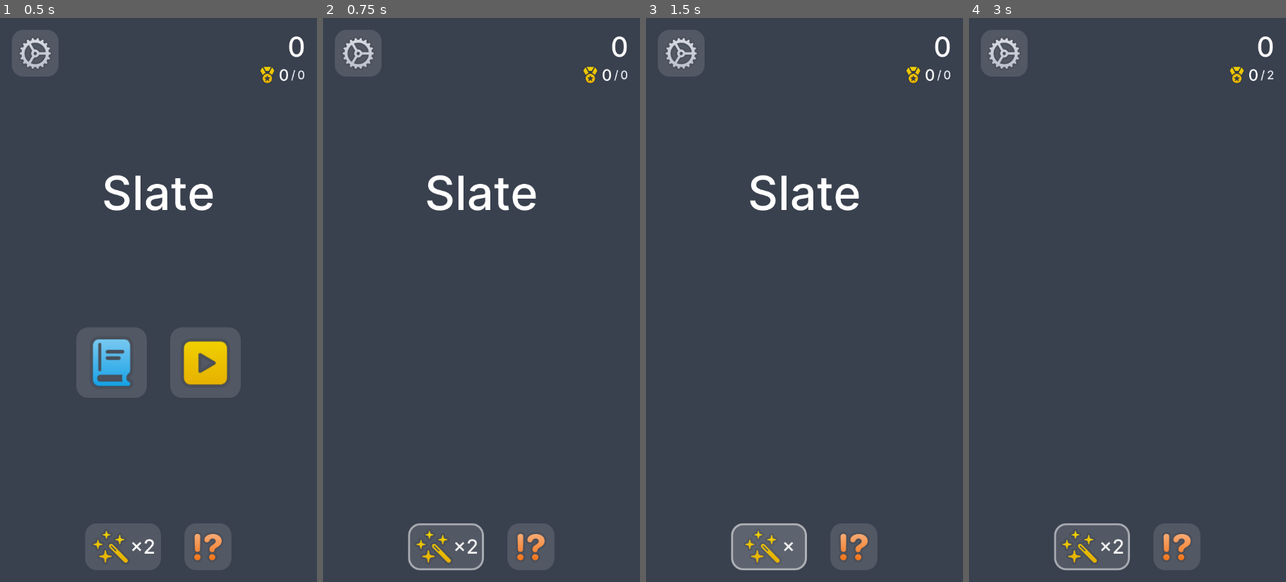
Above: before the commit, frames 1-4 (left to right).
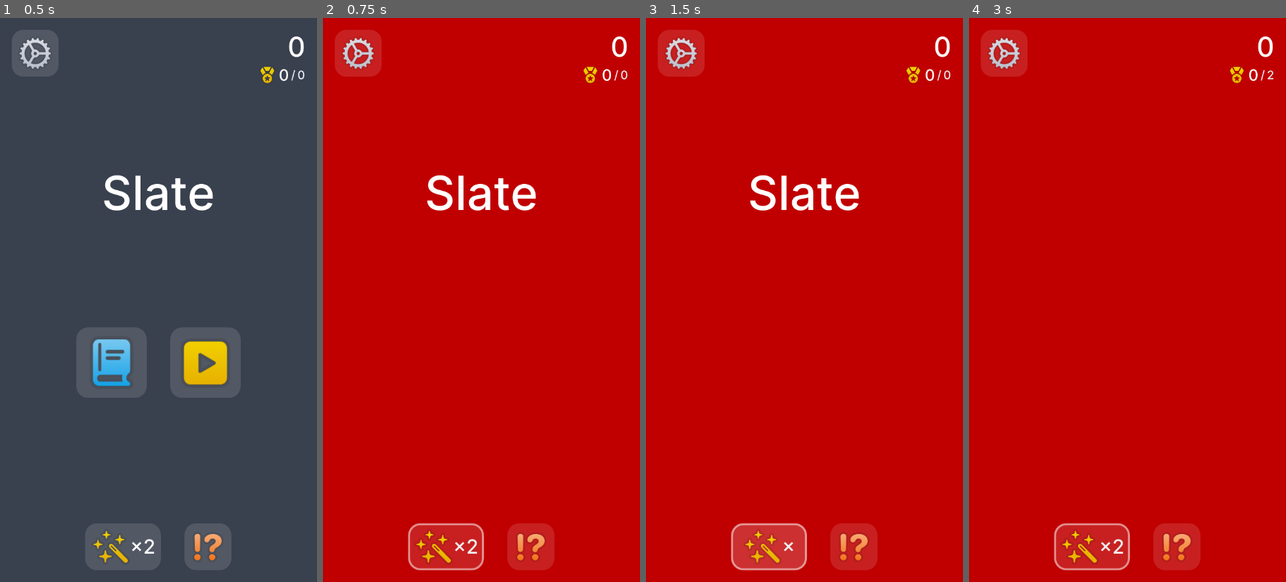
Above: after the commit, the same moments.

Repository: xtiandiaz/lexi
Game: Godot game, scene res://scenes/lexicon.tscn
Same seed, same stepped clock (60 frames per second), same inputs: the game is played once before the commit and once after it.
Inputs (mouse positions are in pixels of both pictures, inside the frame that each line leads up to):
- Up to frame 1 (0.5 s): no input
- Up to frame 2 (0.75 s): click (529, 362) at 0.5 s
- Up to frame 3 (1.5 s): click "×2" at 1.25 s
- Up to frame 4 (3 s): click (1178, 548) at 2 s; click (1175, 333) at 2.75 s

Frame 1 is identical in both runs. In frame 2, 99% of the frame differs, in the area x 0-100%, y 0-100%; in frame 3, 99%; in frame 4, 99%.
Error in both runs: Attempt to call function 'get_as_text' in base 'null instance' on a null instance. (res://scripts/lexicon.gd:55)

Commit message:
Re-export Godot variant for the Web to test cache control.

Diff:
--- a/godot/scripts/lexicon.gd
+++ b/godot/scripts/lexicon.gd
@@ -67,7 +67,7 @@
 
 
 func _reset() -> void:
-	background.color = Cosmetics.DARK_GRAY_COLOR
+	background.color = Color.RED
 	continuation_container.visible = false
 	_clue_count_used_in_current_word = 0
 
Not shown, changed: godot/builds/web/index.html
Not shown, changed: godot/builds/web/index.pck
Not shown, changed: words/en.txt
Not shown, changed: words/es.txt
